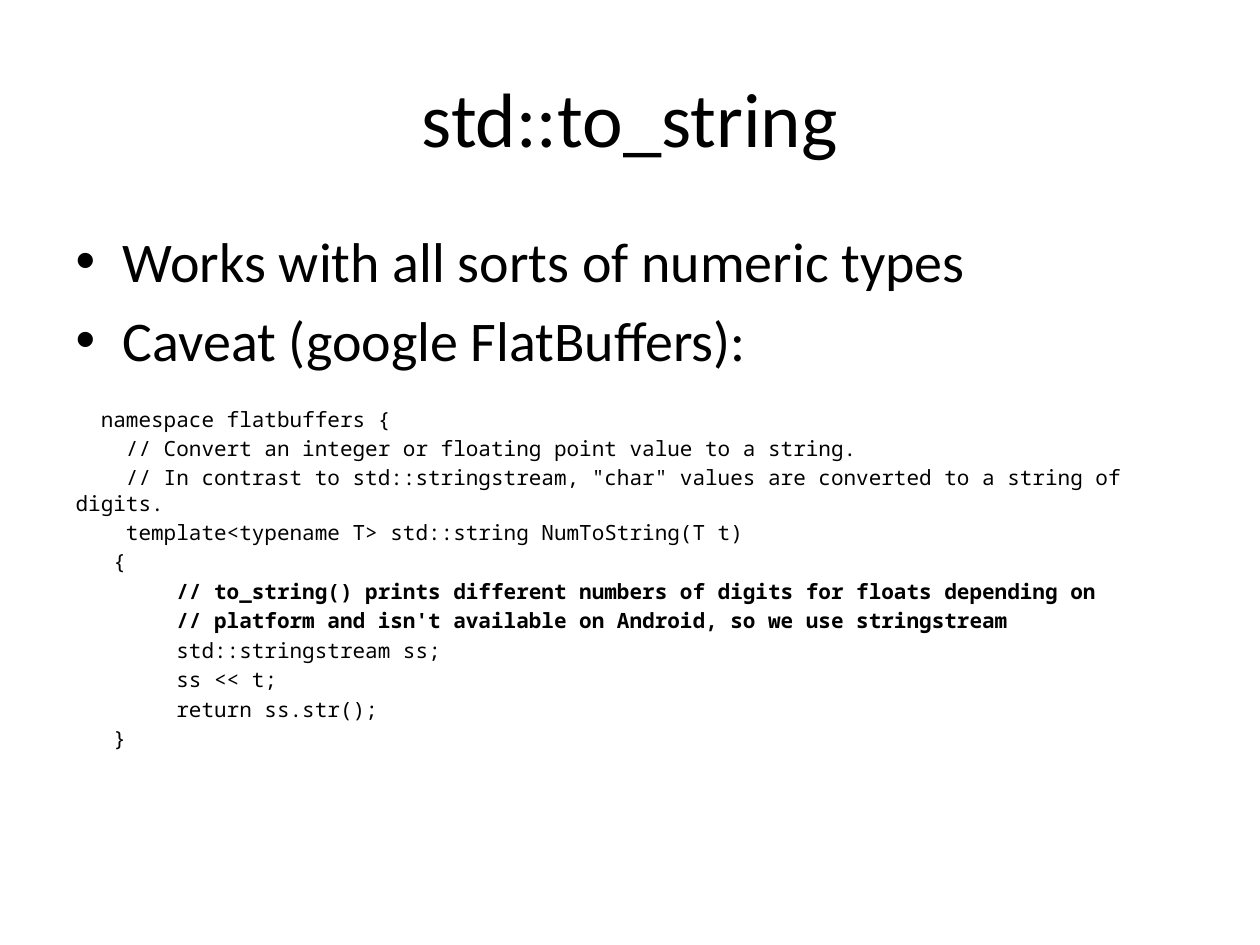
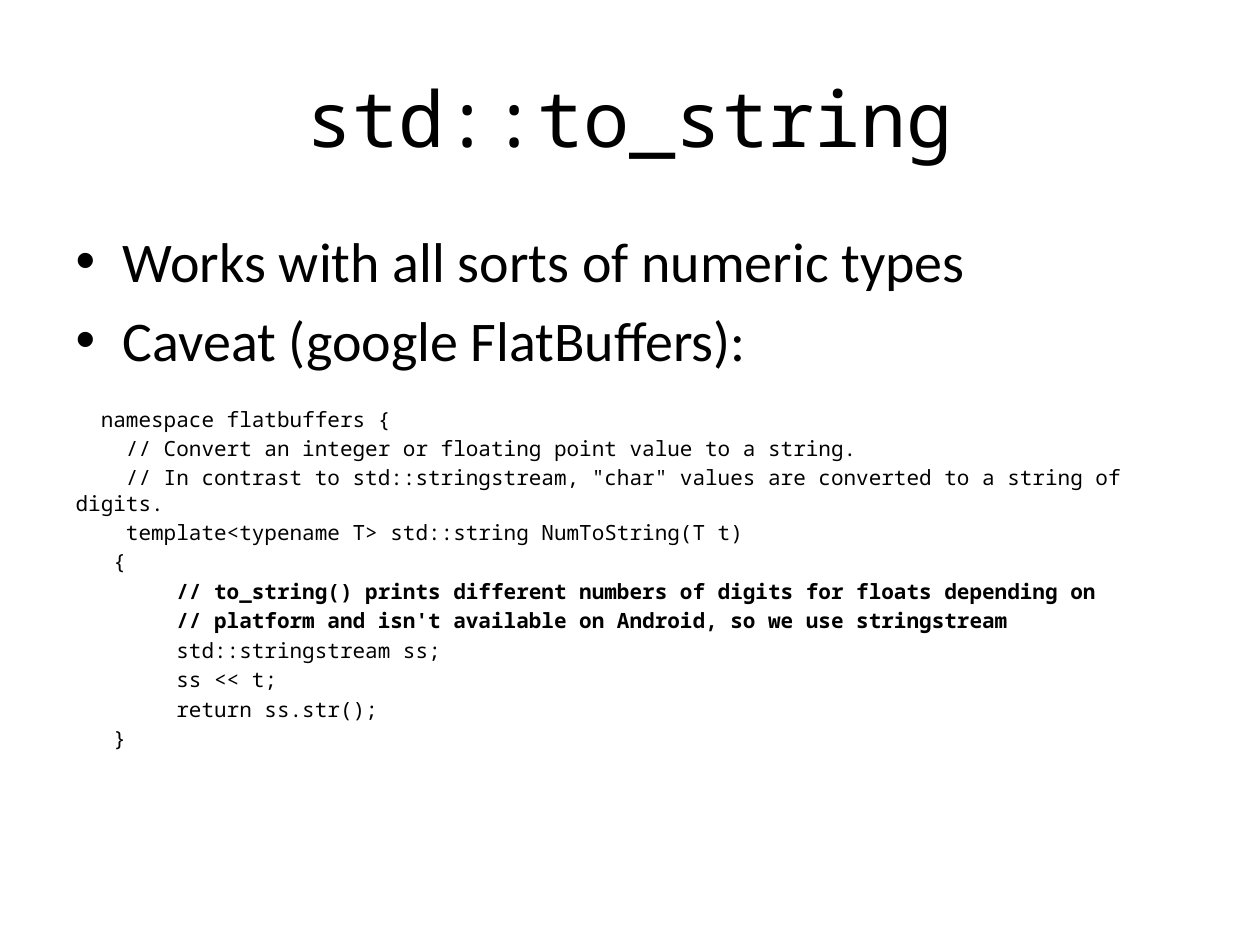
Before and after one commit to fellmad/FunWithCpp11, a slide deck: slide 22 of doc/Fun_with_C++11.pptx (slide 20 before the commit). Drawn at 1260x945 pixels with LibreOffice and Linux fonts; fonts in the diff are those of the drawing. Boxes give left, top, right and bottom in pixels: in the first picture for what was removed or moved away, otherwise in the second. Text is boxed around its words. In the diff, an @@ line names an element or a change of style, - is before the commit and + after.

```diff
--- a/doc/Fun_with_C++11.pptx
+++ b/doc/Fun_with_C++11.pptx
@@ title "std::to_string" at [306, 88, 953, 166]: font Calibri to Noto Sans Mono @@
```
Also in this commit, not shown: 10 other slides changed, 2 slides added, 2 other files.
